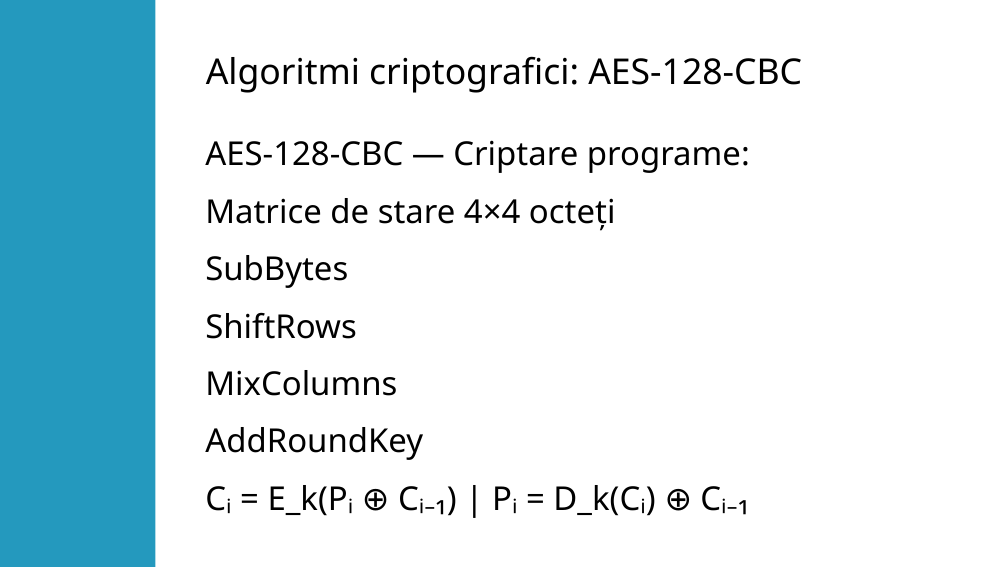
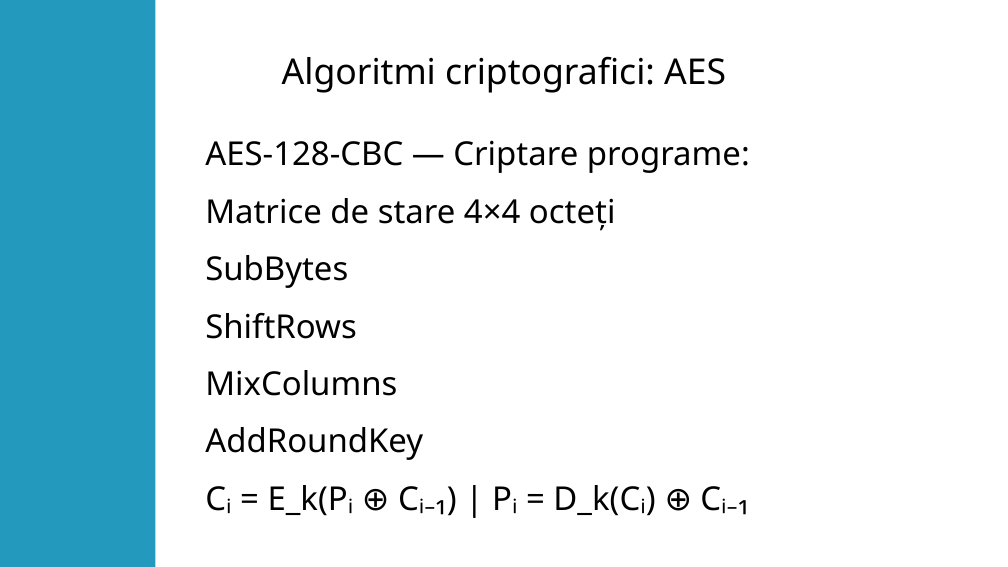
Before and after one commit to DancauRares-Andrei/proiect-Disertatie, a slide deck: slide 6 of Documentatie/Prezentare.odp. Drawn at 1008x567 pixels with LibreOffice and Linux fonts; fonts in the diff are those of the drawing. Boxes give left, top, right and bottom in pixels: in the first picture for what was removed or moved away, otherwise in the second. Text is boxed around its words. In the diff, an @@ line names an element or a change of style, - is before the commit and + after.

```diff
--- a/Documentatie/Prezentare.odp
+++ b/Documentatie/Prezentare.odp
@@ title at <box>282,56,726,93</box>: text changed @@
-Algoritmi criptografici: AES-128-CBC
+Algoritmi criptografici: AES
```
Also in this commit, not shown: 1 other slide changed, 1 other file.
